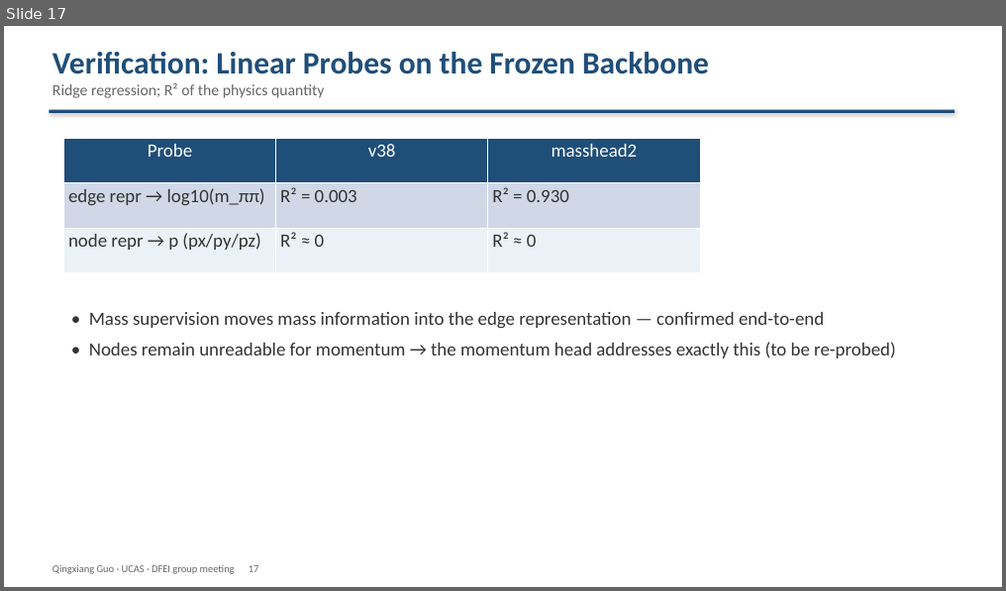
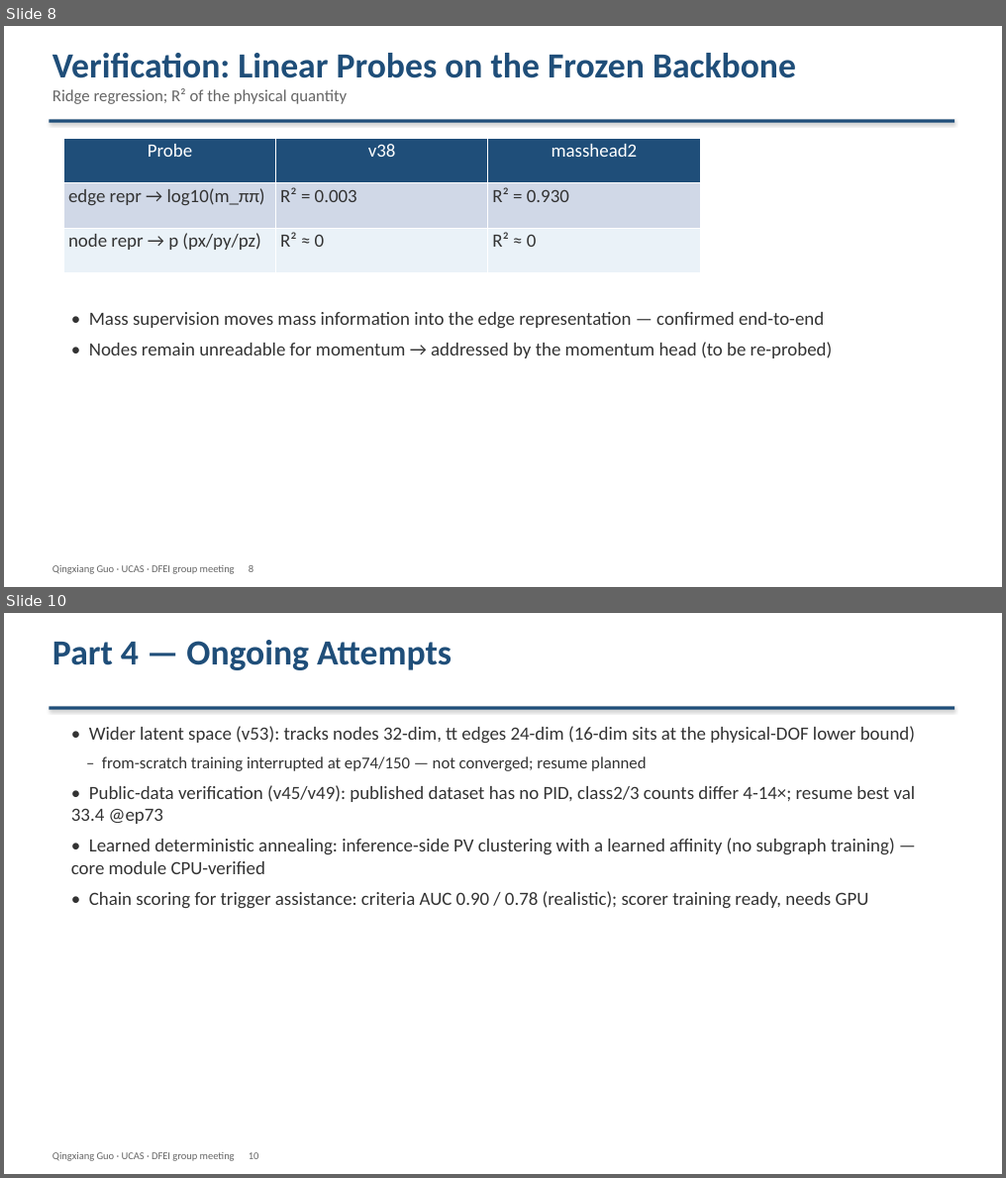
Before and after one commit to Aniedrew/dfei_ift, a slide deck: meeting_figs/DFEI_progress_20260902_EN.pptx. Shown one above the other, each under a label of ours: slide 17 before the commit, slides 8 and 10 after it; the slides between them are not shown. The pictures are 1006x591 and 1006x1178 pixels, drawn with LibreOffice and Linux fonts; fonts in the diff are those of the drawing. Boxes give left, top, right and bottom in pixels: in the first picture for what was removed or moved away, otherwise in the second. Text is boxed around its words. In the diff, an @@ line names an element or a change of style, - is before the commit and + after.

Commit message:
docs: restructure deck v3 (theme-based, line chart, larger title)

```diff
--- a/meeting_figs/DFEI_progress_20260902_EN.pptx
+++ b/meeting_figs/DFEI_progress_20260902_EN.pptx
@@ slide 10 added at (4, 613, 1002, 1174), background #FFFFFF @@
@@ text added at (53, 640, 451, 670), 34 pt, text #1F4E79, bold @@
+Part 4 — Ongoing Attempts
@@ rectangle added at (49, 707, 954, 710), fill #1F4E79 @@
@@ text added at (71, 726, 916, 909), 18 pt, text #333333 @@
+• Wider latent space (v53): tracks nodes 32-dim, tt edges 24-dim (16-dim sits at the physical-DOF lower bound)
+– from-scratch training interrupted at ep74/150 — not converged; resume planned
+• Public-data verification (v45/v49): published dataset has no PID, class2/3 counts differ 4-14×; resume best val 33.4 @ep73
+• Learned deterministic annealing: inference-side PV clustering with a learned affinity (no subgraph training) — core module CPU-verified
+• Chain scoring for trigger assistance: criteria AUC 0.90 / 0.78 (realistic); scorer training ready, needs GPU
@@ text added at (53, 1153, 259, 1161), 10 pt, text #666666 @@
+Qingxiang Guo · UCAS · DFEI group meeting 10
@@ what was slide 17 is now slide 8 @@
@@ slide 8 changed as well @@
@@ text at (53, 53, 796, 78): size 30 to 34 pt in "Verification: Linear Probes on the Frozen Backbone" @@
@@ text at (53, 88, 348, 104): text changed; size 15 to 16 pt @@
-Ridge regression; R² of the physics quantity
+Ridge regression; R² of the physical quantity
@@ rectangle: place and size @@
-rectangle at (49, 110, 954, 113)
+rectangle at (49, 120, 954, 123)
@@ text at (89, 342, 833, 359): text changed @@
-• Nodes remain unreadable for momentum → the momentum head addresses exactly this (to be re-probed)
+• Nodes remain unreadable for momentum → addressed by the momentum head (to be re-probed)
@@ text at (53, 566, 253, 574): text changed @@
-Qingxiang Guo · UCAS · DFEI group meeting 17
+Qingxiang Guo · UCAS · DFEI group meeting 8
```
Also in this commit, not shown: 4 other slides changed, 5 other slides added, 20 slides removed, 3 other files.
